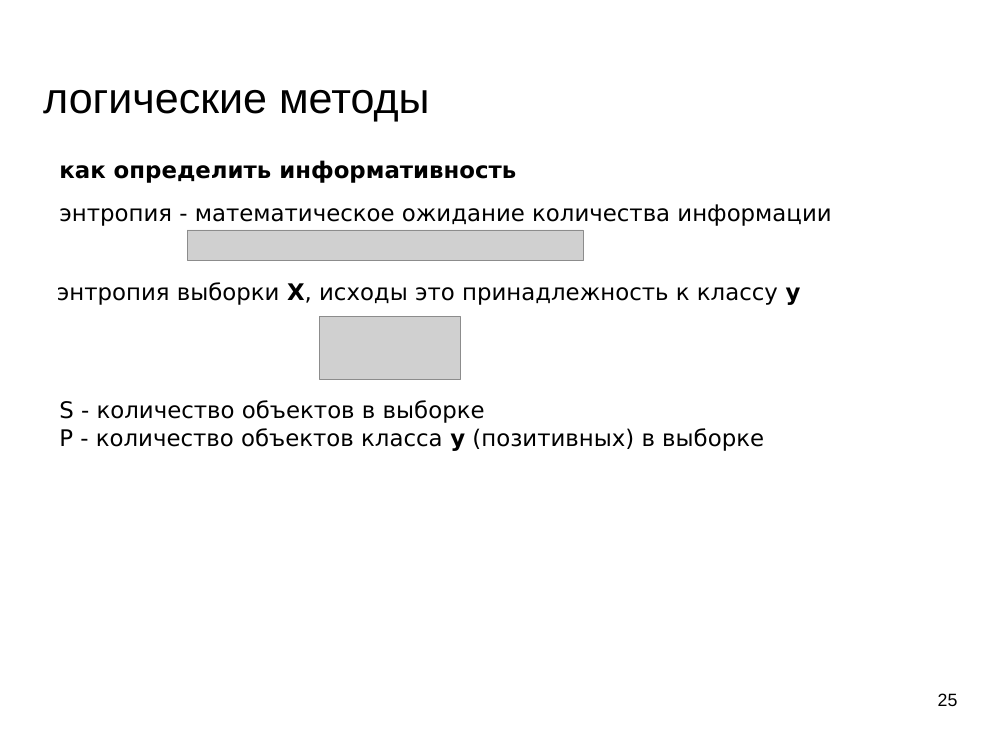
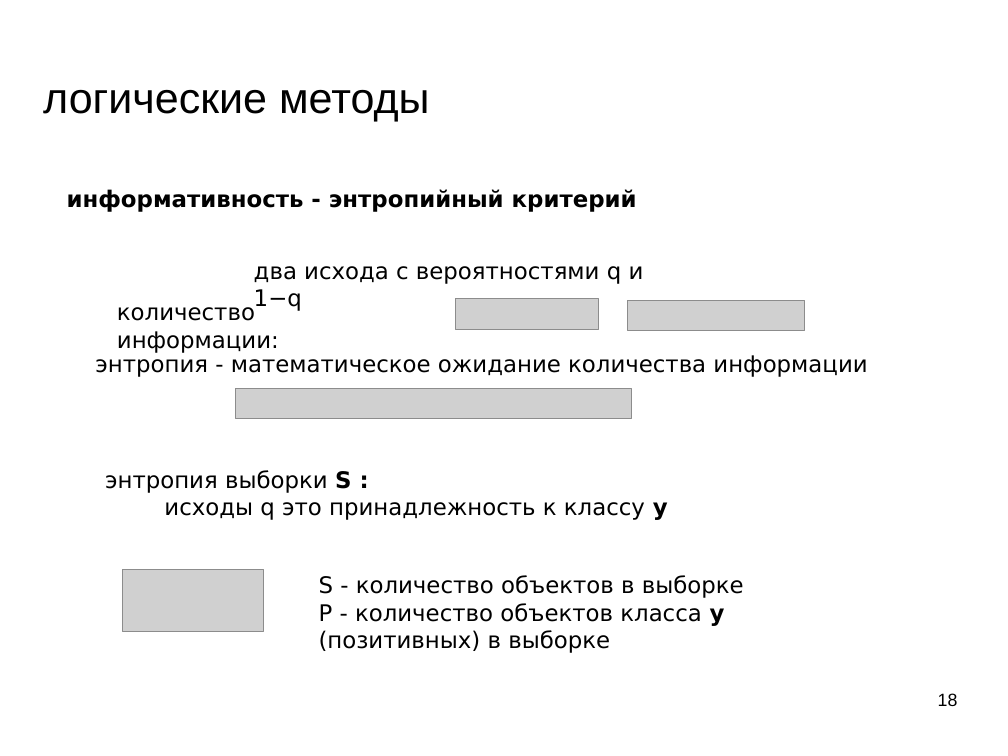
Before and after one commit to mechanoid5/ml_lectorium_legacy, a slide deck: slide 18 of 06-logical.odp (slide 25 before the commit). Drawn at 1008x756 pixels with LibreOffice and Linux fonts; fonts in the diff are those of the drawing; grey boxes stand for pictures; background and template pictures are left out. Boxes give left, top, right and bottom in pixels: in the first picture for what was removed or moved away, otherwise in the second. Text is boxed around its words. In the diff, an @@ line names an element or a change of style, - is before the commit and + after.

```diff
--- a/06-logical.odp
+++ b/06-logical.odp
@@ text removed at [59,160,516,183] @@
-как определить информативность
@@ text added at [67,189,637,212], 18 pt, text #000000, bold @@
+информативность - энтропийный критерий
@@ text added at [254,266,644,311], 18 pt, text #000000 @@
+два исхода с вероятностями q и 1−q
@@ picture: place and size @@
-picture at [188,231,584,261]
+picture at [456,299,599,329]
@@ text added at [117,307,279,353], 18 pt, text #000000 @@
+количество информации:
@@ picture added at [627,301,805,331] @@
@@ text "энтропия - математическое ожидание количества ...": place and size @@
-text "энтропия - математическое ожидание количества ..." at [59,204,831,226]
+text "энтропия - математическое ожидание количества ..." at [95,355,867,377]
@@ picture: place and size @@
-picture at [320,316,461,379]
+picture at [235,389,631,419]
@@ text at [105,470,668,520]: text changed @@
-энтропия выборки X, исходы это принадлежность к классу y
+энтропия выборки S :
+исходы q это принадлежность к классу y
@@ picture added at [123,569,263,631] @@
@@ text "S - количество объектов в ..." rewrapped from [59,400,764,451] to [319,575,744,653] @@
@@ page number at [938,693,958,706]: text changed @@
-25
+18
```
Also in this commit, not shown: 19 other slides changed, 1 slide added, 12 slides removed, 1 other file.
